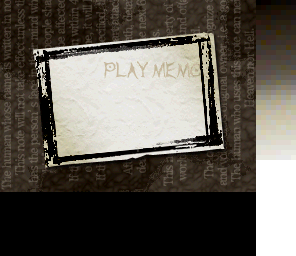
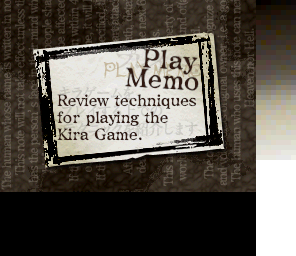
Revision of a layered w=296, h=256 image; what changed, layer by layer:
added layer "Review techniques for playing ..." above "Layer" over bbox(57, 94, 197, 141)
added layer "Layer" above "Layer 2" over bbox(124, 48, 199, 92)
"Layer 2": opacity 100% → 88% over bbox(58, 49, 200, 139)
